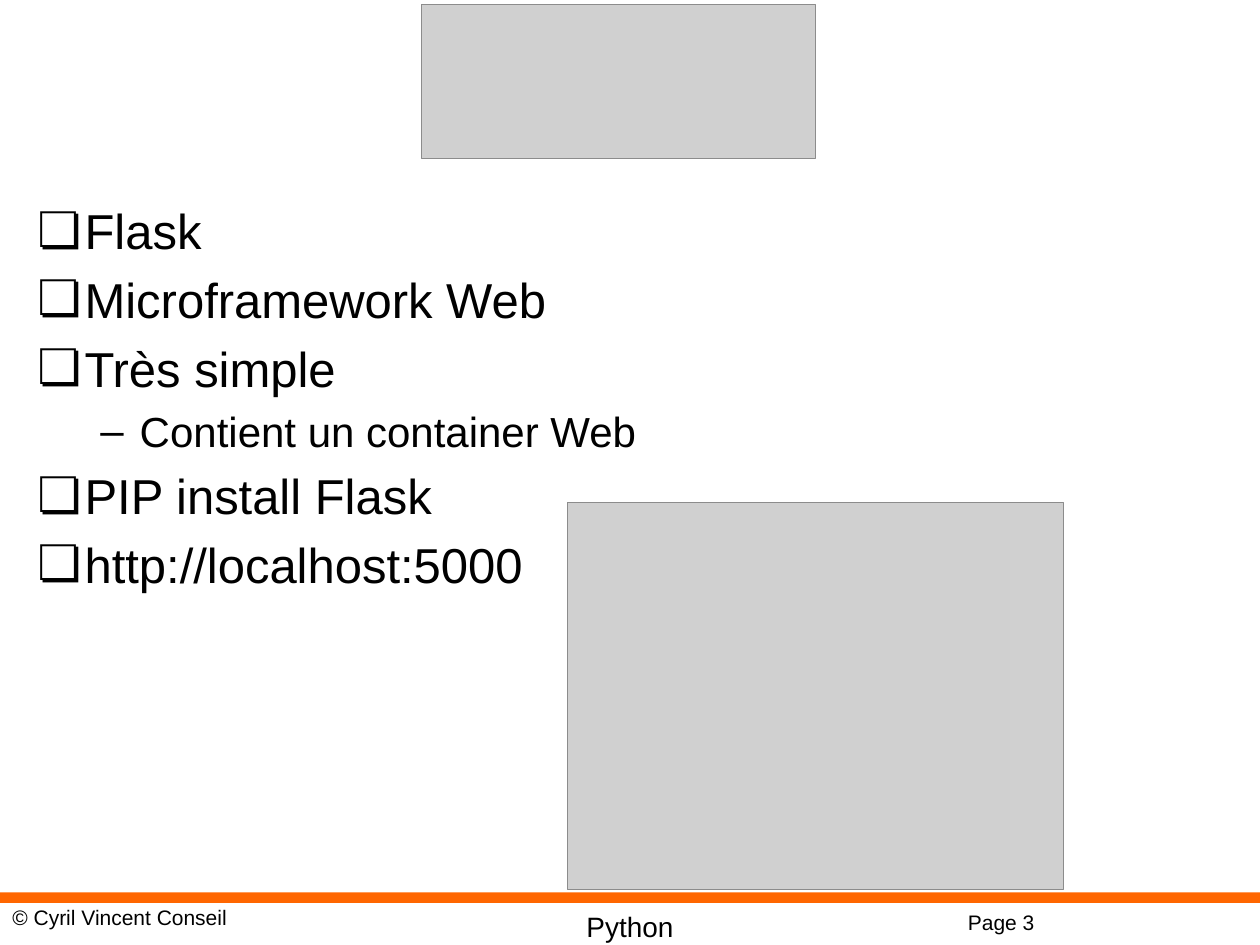
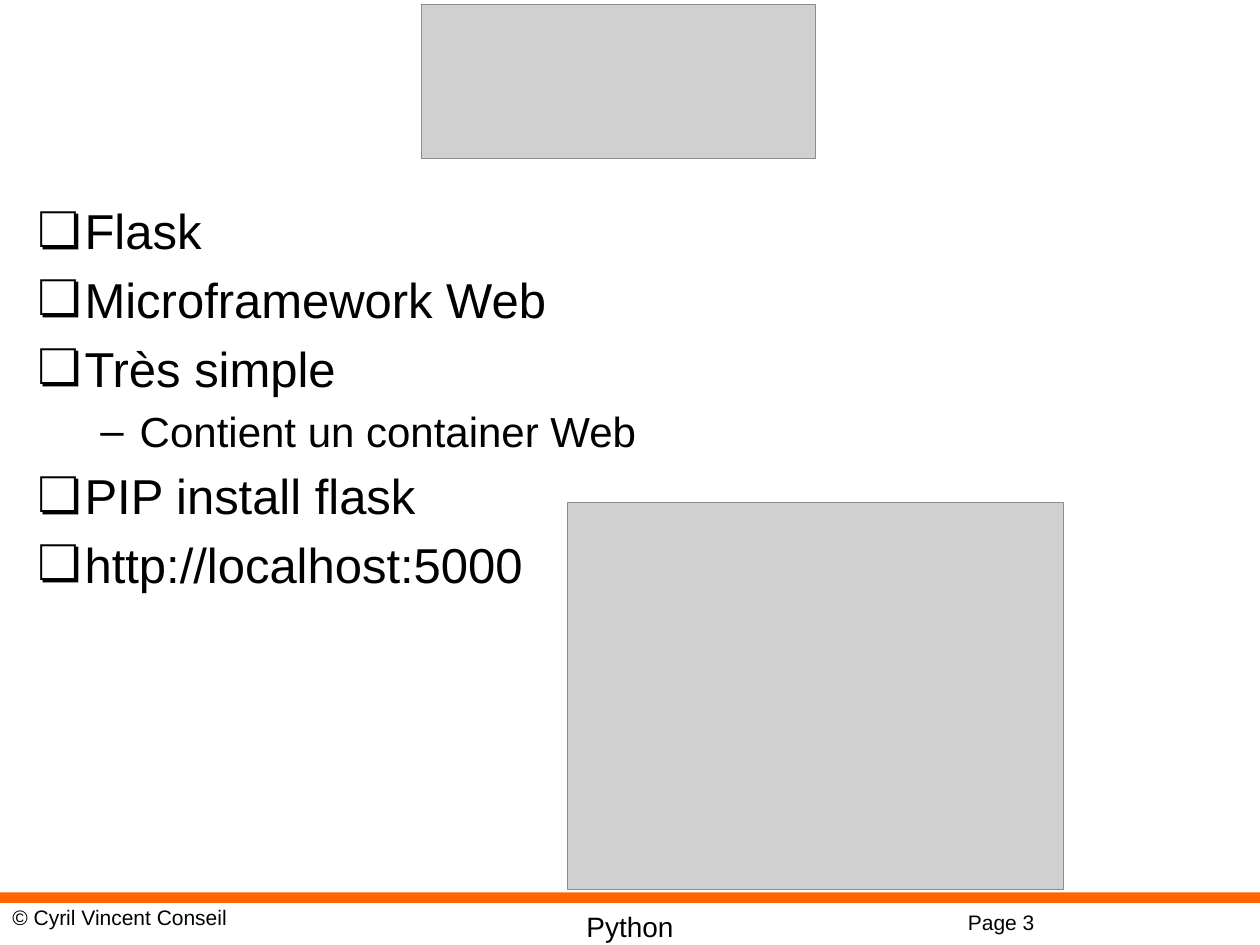
Before and after one commit to cyrilvincent/python, a slide deck: slide 3 of ppt/Python18-Web.pptx. Drawn at 1260x945 pixels with LibreOffice and Linux fonts; fonts in the diff are those of the drawing; grey boxes stand for pictures; background and template pictures are left out. Boxes give left, top, right and bottom in pixels: in the first picture for what was removed or moved away, otherwise in the second. Text is boxed around its words. In the diff, an @@ line names an element or a change of style, - is before the commit and + after.

```diff
--- a/ppt/Python18-Web.pptx
+++ b/ppt/Python18-Web.pptx
@@ text at box(85, 478, 416, 515): text changed @@
-❏ PIP install Flask
+❏ PIP install flask
```
Also in this commit, not shown: 3 other files.
